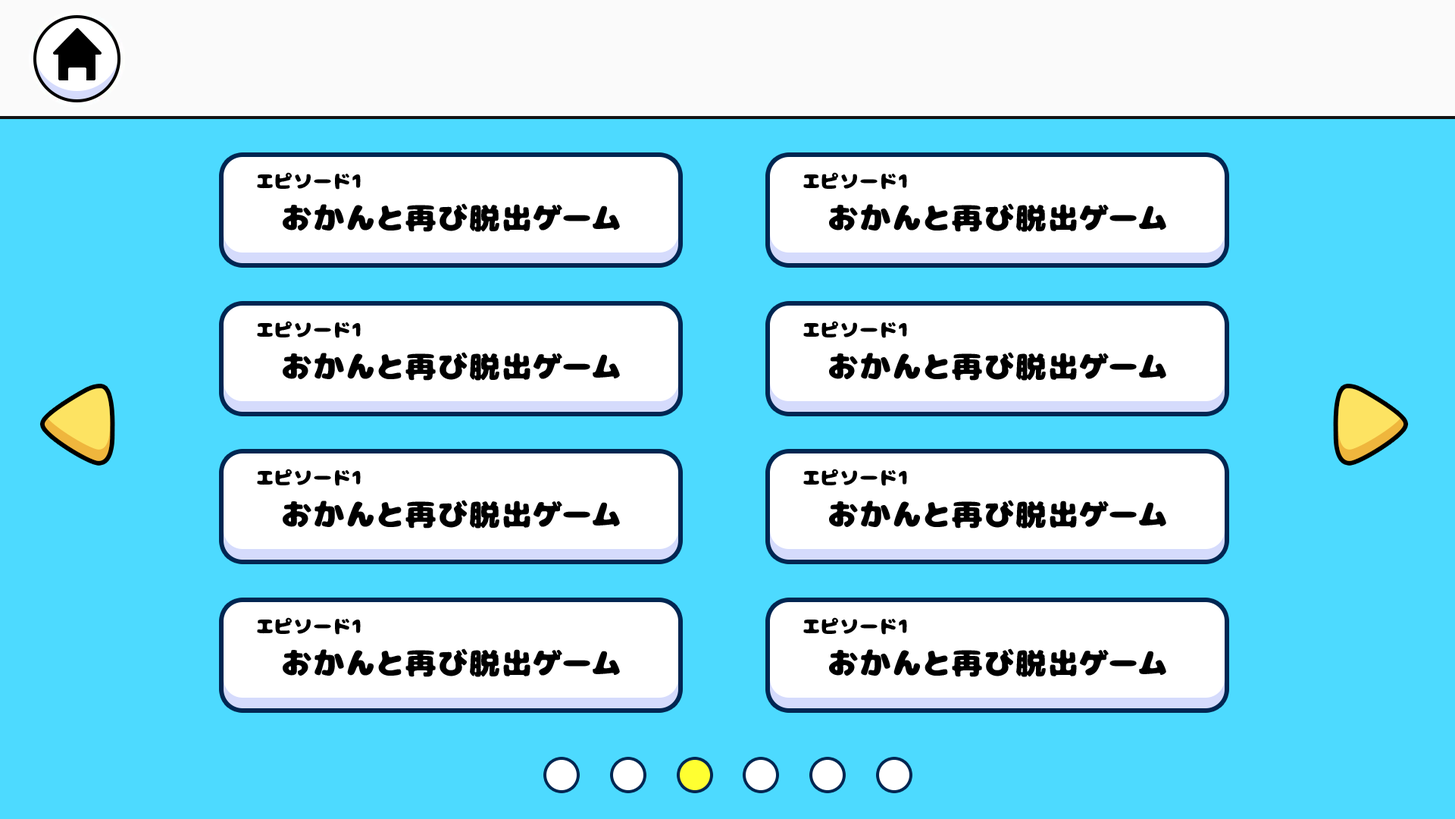
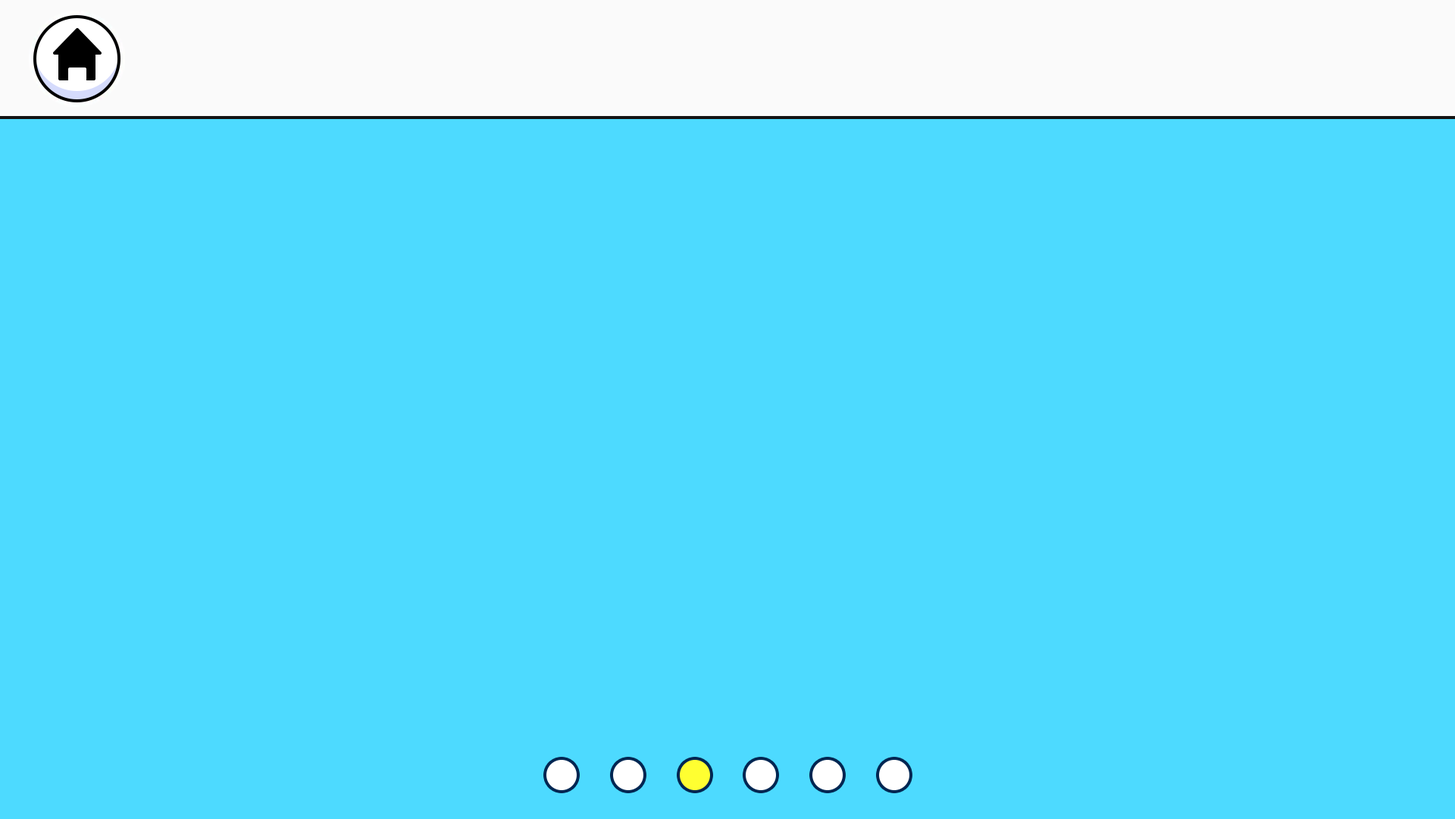
Layers edited between the first and the second 1455×819 image:
hid "ボタン_白" (1st of 8, in "エピソード選択") over [765, 448, 1230, 564]
hid "ボタン_白" (2nd of 8, in "エピソード選択") over [765, 300, 1230, 417]
hid "ボタン_白" (3rd of 8, in "エピソード選択") over [765, 597, 1230, 713]
hid "ボタン_白" (4th of 8, in "エピソード選択") over [765, 152, 1230, 268]
hid "ボタン_白" (5th of 8, in "エピソード選択") over [219, 448, 683, 564]
hid "ボタン_白" (6th of 8, in "エピソード選択") over [219, 300, 683, 417]
hid "ボタン_白" (7th of 8, in "エピソード選択") over [219, 597, 683, 713]
hid "ボタン_白" (8th of 8, in "エピソード選択") over [219, 152, 683, 268]
hid "ボタン_送り" (3rd of 4, in "エピソード選択") over [1333, 383, 1410, 466]
hid "ボタン_送り" (4th of 4, in "エピソード選択") over [39, 383, 116, 466]
